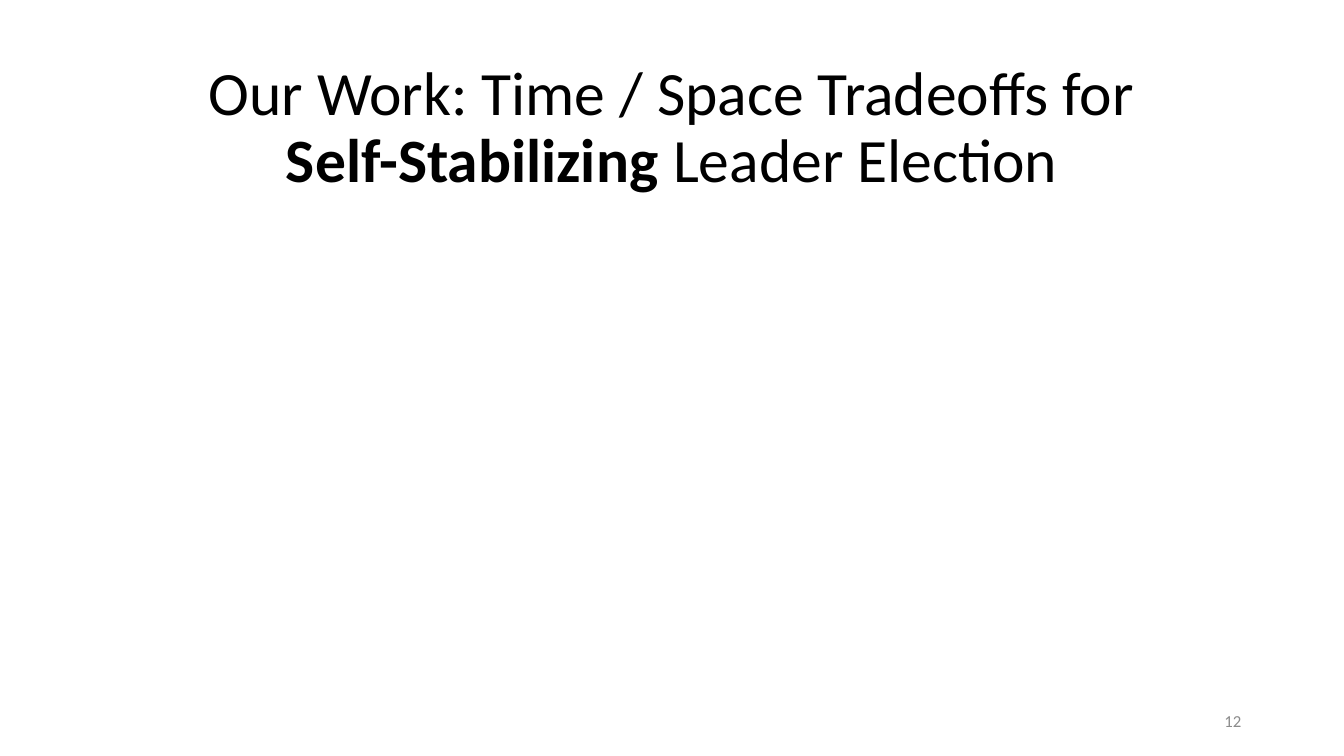
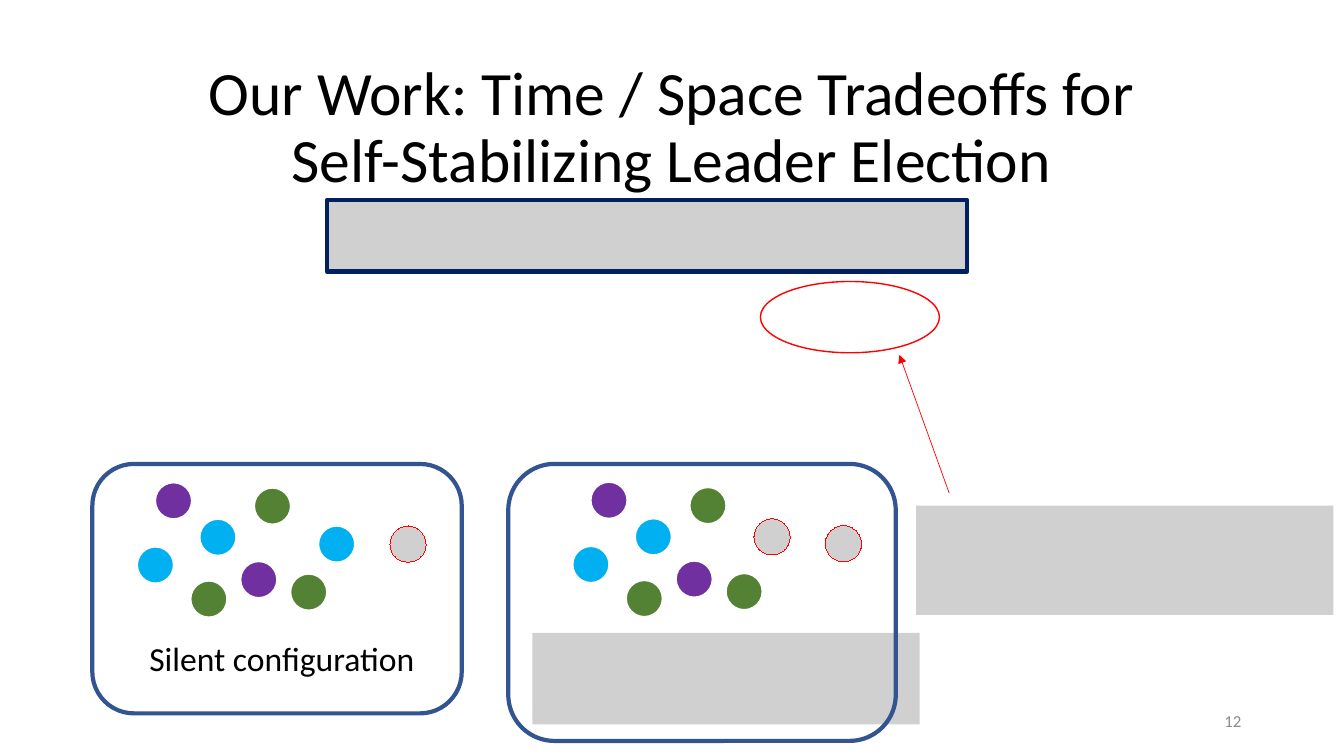
Before and after one commit to EricESeverson/academic-website, a slide deck: slide 12 of static/media/efficient_ssle_talk.pptx. Drawn at 1344x756 pixels with LibreOffice and Linux fonts; fonts in the diff are those of the drawing; grey boxes stand for pictures. Boxes give left, top, right and bottom in pixels: in the first picture for what was removed or moved away, otherwise in the second. Text is boxed around its words. In the diff, an @@ line names an element or a change of style, - is before the commit and + after.

```diff
--- a/static/media/efficient_ssle_talk.pptx
+++ b/static/media/efficient_ssle_talk.pptx
@@ title "Our Work: Time / Space ..." at (209, 72, 1133, 193): bold off in "Self-Stabilizing" @@
@@ picture added at (327, 201, 967, 272) @@
@@ ellipse added at (760, 281, 940, 353), outline #FF0000 1 pt @@
@@ arrow added from (950, 493) to (899, 355), #FF0000 0.5 pt @@
@@ rounded rectangle added at (93, 464, 462, 713), outline #325491 3 pt @@
@@ rounded rectangle added at (508, 464, 895, 741), outline #325491 3 pt @@
@@ group added at (137, 483, 426, 617): 8 ellipses, 1 picture @@
@@ ellipse added at (591, 482, 627, 518), fill #7030A0, outline #FFFFFF 1 pt @@
@@ ellipse added at (690, 488, 726, 524), fill #548235, outline #FFFFFF 1 pt @@
@@ picture added at (917, 506, 1334, 615) @@
@@ ellipse added at (635, 519, 671, 556), fill #00B0F0, outline #FFFFFF 1 pt @@
@@ picture added at (754, 519, 790, 556) @@
@@ picture added at (826, 525, 862, 562) @@
@@ ellipse added at (573, 546, 609, 583), fill #00B0F0, outline #FFFFFF 1 pt @@
@@ ellipse added at (677, 562, 713, 598), fill #7030A0, outline #FFFFFF 1 pt @@
@@ ellipse added at (626, 581, 662, 617), fill #548235, outline #FFFFFF 1 pt @@
@@ ellipse added at (726, 574, 762, 610), fill #548235, outline #FFFFFF 1 pt @@
@@ text added at (149, 647, 414, 677), 24 pt, text #000000 @@
+Silent configuration
@@ picture added at (532, 633, 920, 725) @@
```
Also in this commit, not shown: 8 other slides changed, 14 slides added, 18 slides removed, 7 other files.
